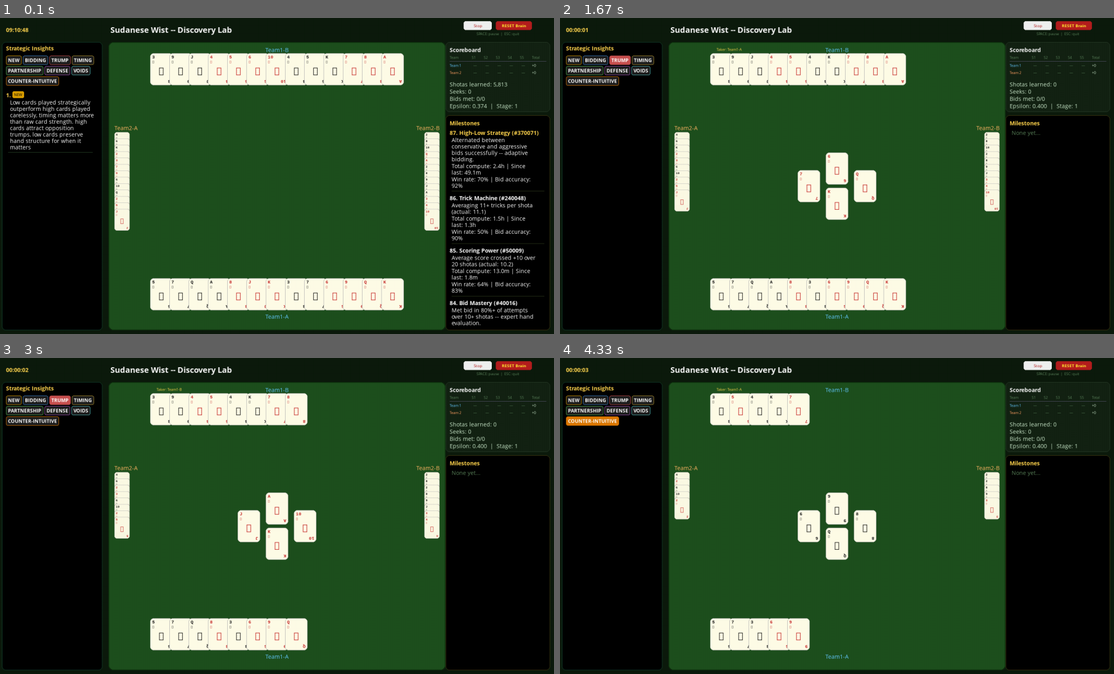
Above: before the commit, frames 1-4 (two rows, left to right).
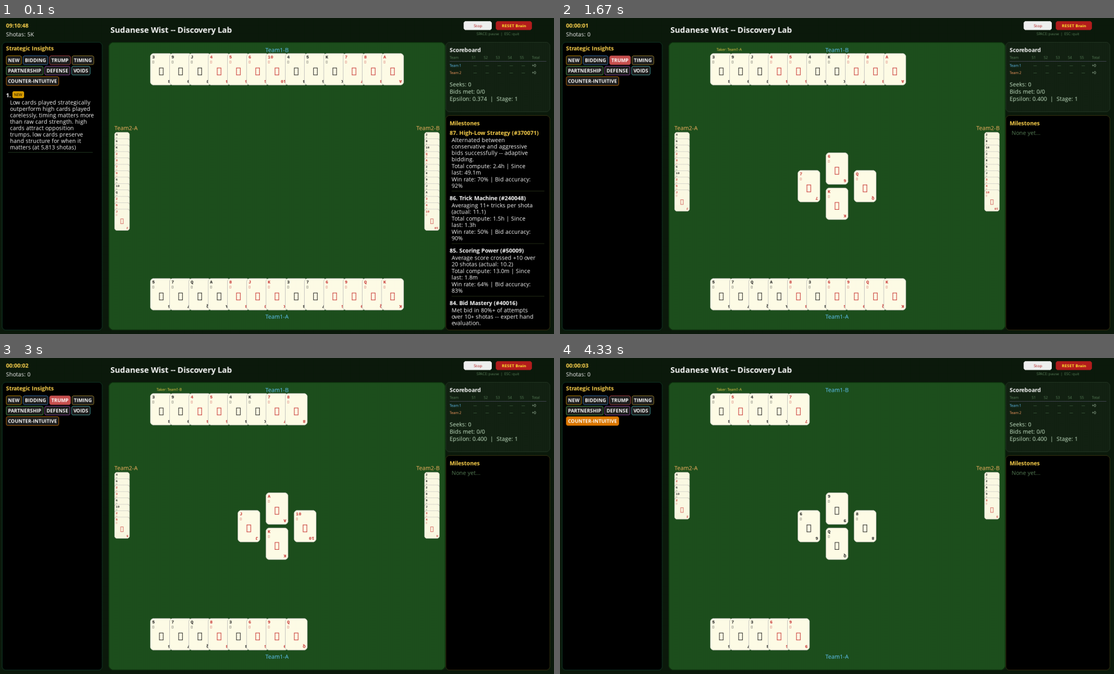
Above: after the commit, the same moments.

Repository: aamagzoub/engineering-intelligence
Game: pygame game, started from gui_wist_discovery/main.py
Same seed, same stepped clock (60 frames per second), same inputs: the game is played once before the commit and once after it.
Inputs (mouse positions are in pixels of both pictures, inside the frame that each line leads up to):
- Up to frame 1 (0.1 s): no input
- Up to frame 2 (1.67 s): click "RESET Brain" at 0.38 s; click (842, 198) at 0.72 s; click "TRUMP" at 1.05 s; click (1041, 289) at 1.38 s
- Up to frame 3 (3 s): tap Space at 1.67, 2 s; click (260, 462) at 2.38 s; click (199, 452) at 2.72 s
- Up to frame 4 (4.33 s): click (626, 446) at 3.05 s; click "PARTNERSHIP" at 3.38 s; click (953, 462) at 3.72 s; click "COUNTER-INTUITIVE" at 4.05 s

The runs differ from the first frame. In frame 1, 0.5% of the frame differs, in the area x 1-94%, y 1-42%; in frame 2, 0.4%; in frame 3, 0.4%; in frame 4, 0.4%.

Commit message:
feat: v3.1.0 - white numbers, shotas in header, discovery episode shown

Diff:
--- a/gui_wist_discovery/renderer.py
+++ b/gui_wist_discovery/renderer.py
@@ -86,15 +86,27 @@
     # ─── Header ─────────────────────────────────────────────────────────────────
 
     def _render_header(self, panel_x, state):
-        """Timer on the left, title in center."""
+        """Timer and shotas learned on the left, vertically centered."""
         total_sec = state["compute_time"]
         hours = int(total_sec // 3600)
         minutes = int((total_sec % 3600) // 60)
         seconds = int(total_sec % 60)
         timer_surf = self.fonts["large"].render(f"{hours:02d}:{minutes:02d}:{seconds:02d}", True, TEXT_GOLD)
-        timer_y = (60 - timer_surf.get_height()) // 2
-        # Timer aligned to the left edge of the insights box.
-        self.screen.blit(timer_surf, (15, timer_y))
+
+        episodes = state.get("episodes", 0)
+        if episodes >= 1000000:
+            ep_str = f"{episodes / 1000000:.1f}M"
+        elif episodes >= 1000:
+            ep_str = f"{episodes // 1000}K"
+        else:
+            ep_str = str(episodes)
+        shotas_surf = self.fonts["medium"].render(f"Shotas: {ep_str}", True, TEXT_WHITE)
+
+        # Both vertically centered in the 60px header, stacked.
+        total_h = timer_surf.get_height() + shotas_surf.get_height() + 2
+        start_y = (60 - total_h) // 2
+        self.screen.blit(timer_surf, (15, start_y))
+        self.screen.blit(shotas_surf, (15, start_y + timer_surf.get_height() + 2))
 
     # ─── Players & Cards ────────────────────────────────────────────────────────
 
@@ -251,7 +263,6 @@
 
         y += 8
         stats_lines = [
-            f"Shotas learned: {state['episodes']:,}",
             f"Seeks: {state['seeks_achieved']}",
             f"Bids met: {state['bids_met']}/{state['bids_met'] + state['bids_failed']}",
             f"Epsilon: {state['epsilon']:.3f}  |  Stage: {state['opponent_stage']}",
@@ -449,7 +460,7 @@
             version = ins.get("version", 0) if isinstance(ins, dict) else 0
             version_str = f" (+{version})" if version > 0 else ""
             num_str = f"{num}{version_str}. "
-            num_color = TEXT_GOLD if is_latest else (255, 255, 255)
+            num_color = (255, 255, 255)
             self.screen.blit(num_font.render(num_str, True, num_color), (x_cursor, y))
             x_cursor += num_font.size(num_str)[0]
 
@@ -485,10 +496,13 @@
 
             y += 18
 
-            # --- Line 2+: Main text + why combined ---
+            # --- Line 2+: Main text + why combined + discovery shota ---
             full_text = text
             if why:
                 full_text = f"{text}. {why}"
+            episode = ins.get("episode", 0) if isinstance(ins, dict) else 0
+            if episode > 0:
+                full_text += f" (at {episode:,} shotas)"
             y = self._wrap_text(body_font, full_text, 25, y, text_w - 10, (255, 255, 255), panel_rect.bottom - 20)
             y += 2
 
